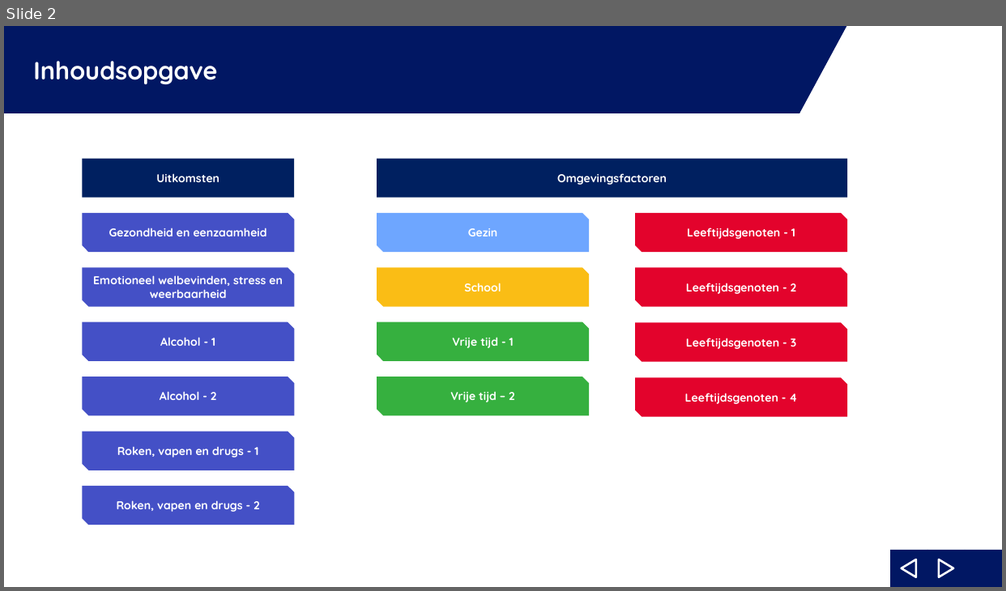
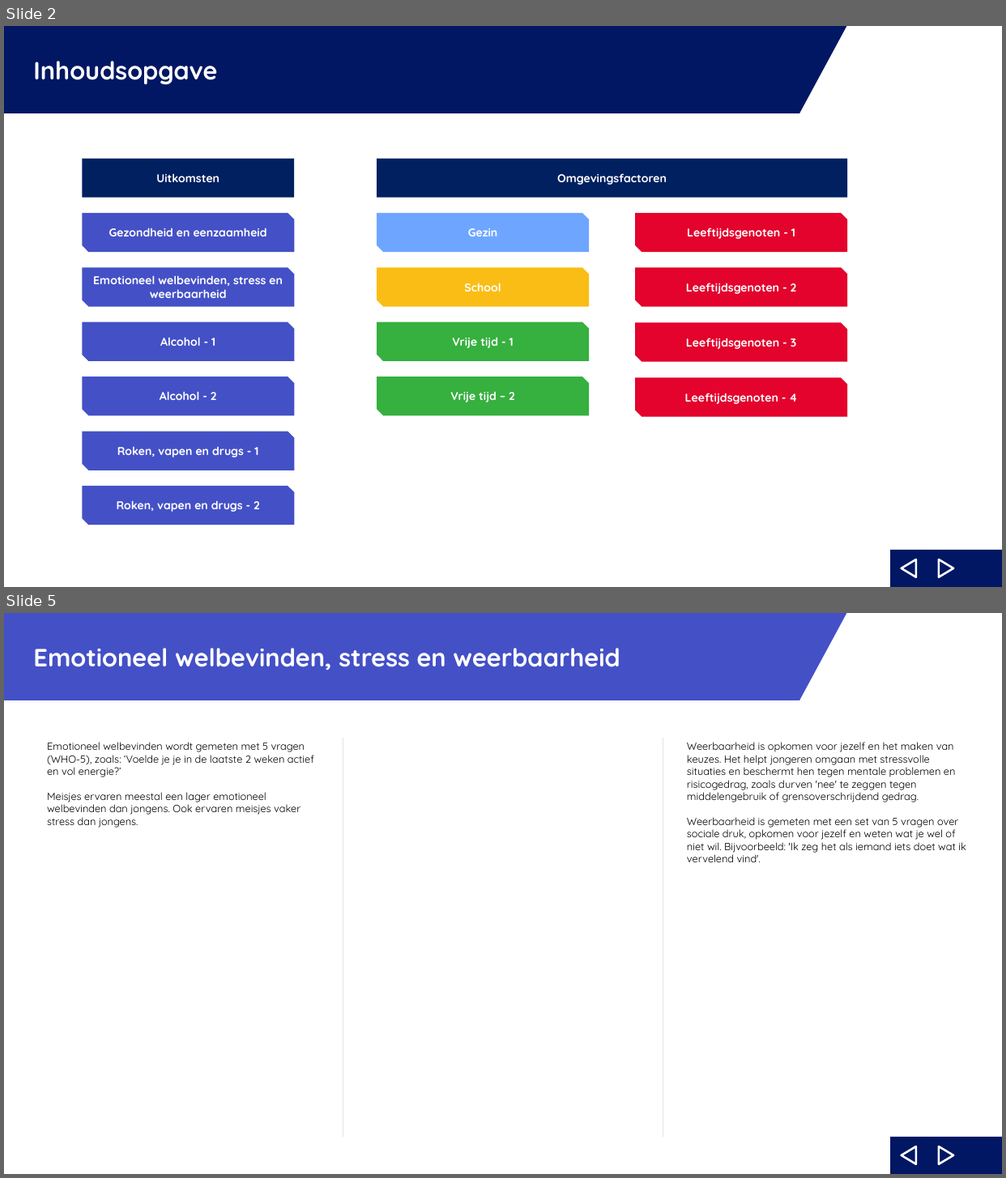
Before and after one commit to ggdatascience/reports_excel_to_powerpoint, a slide deck: oko/template rapportage oko.pptx. Shown one above the other, each under a label of ours: slide 2 before the commit, slides 2 and 5 after it; the slides between them are not shown. The pictures are 1006x591 and 1006x1178 pixels, drawn with LibreOffice and Linux fonts; fonts in the diff are those of the drawing; background and template pictures are left out. Boxes give left, top, right and bottom in pixels: in the first picture for what was removed or moved away, otherwise in the second. Text is boxed around its words. In the diff, an @@ line names an element or a change of style, - is before the commit and + after.

```diff
--- a/oko/template rapportage oko.pptx
+++ b/oko/template rapportage oko.pptx
@@ slide 5 added at (4,613,1002,1174), background #FFFFFF; not listed: 5 template elements that a slide beside it also shows @@
@@ rectangle added at (4,613,799,700), fill #4450C6, 24 pt, text #FFFFFF, bold @@
+Emotioneel welbevinden, stress en weerbaarheid
@@ right triangle added at (799,613,847,700), fill #4450C6 @@
@@ text added at (47,742,314,828), 10 pt, text #000000 @@
+Emotioneel welbevinden wordt gemeten met 5 vragen (WHO-5), zoals: ‘Voelde je je in de laatste 2 weken actief en vol energie?’
+Meisjes ervaren meestal een lager emotioneel welbevinden dan jongens. Ook ervaren meisjes vaker stress dan jongens.
@@ line added from (343, 1137) to (343, 737), #E3E3E3 1 pt @@
@@ line added from (663, 1137) to (663, 737), #E3E3E3 1 pt @@
@@ text added at (687,742,966,862), 10 pt, text #000000 @@
+Weerbaarheid is opkomen voor jezelf en het maken van keuzes. Het helpt jongeren omgaan met stressvolle situaties en beschermt hen tegen mentale problemen en risicogedrag, zoals durven 'nee' te zeggen tegen middelengebruik of grensoverschrijdend gedrag.
+Weerbaarheid is gemeten met een set van 5 vragen over sociale druk, opkomen voor jezelf en weten wat je wel of niet wil. Bijvoorbeeld: 'Ik zeg het als iemand iets doet wat ik vervelend vind'.
```
Also in this commit, not shown: 6 other slides added, 5 slides removed.
